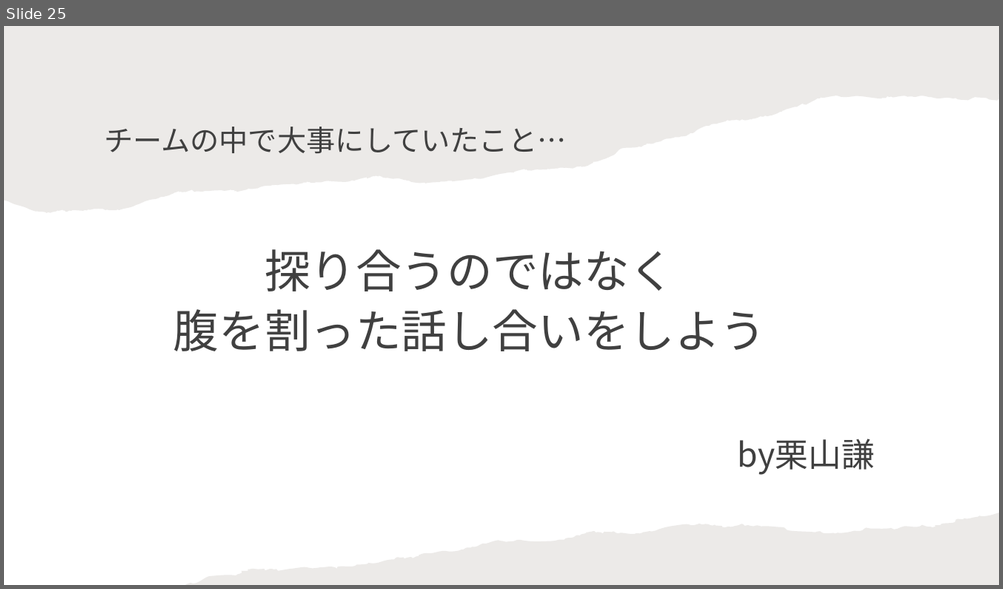
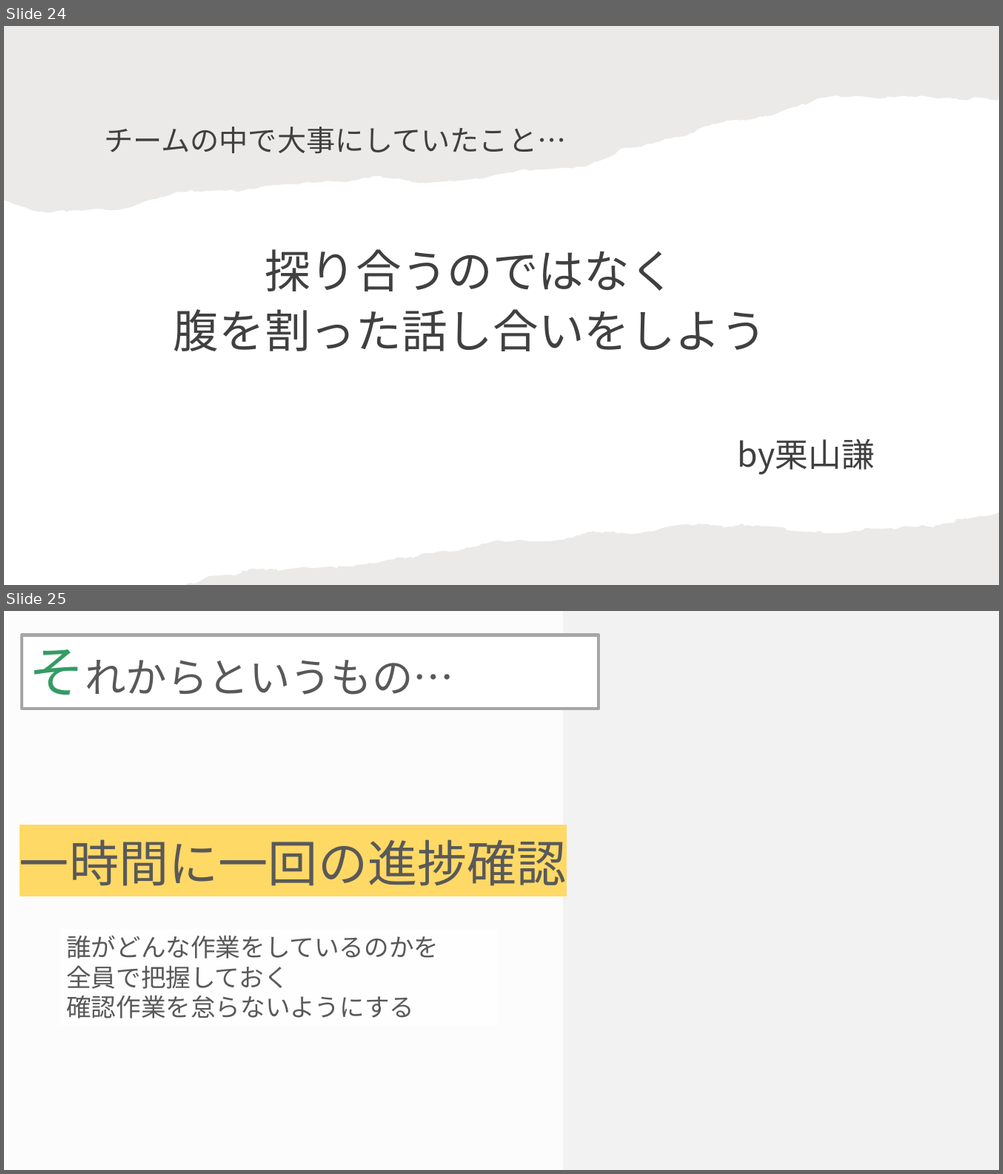
Before and after one commit to DOJO-2021/C-2, a slide deck: documents/SkyNHプレゼンテーションひな形4.pptx. Shown one above the other, each under a label of ours: slide 25 before the commit, slides 24 and 25 after it. The pictures are 1003x589 and 1003x1174 pixels, drawn with LibreOffice and Linux fonts; fonts in the diff are those of the drawing; background and template pictures are left out. Boxes give left, top, right and bottom in pixels: in the first picture for what was removed or moved away, otherwise in the second. Text is boxed around its words. In the diff, an @@ line names an element or a change of style, - is before the commit and + after.

```diff
--- a/documents/SkyNHプレゼンテーションひな形4.pptx
+++ b/documents/SkyNHプレゼンテーションひな形4.pptx
@@ slide 25 added at (4, 611, 999, 1170), background picture (left out) @@
@@ rectangle added at (4, 611, 563, 1170), fill #FFFFFF at 84% opacity @@
@@ title added at (21, 635, 598, 709), fill #FFFFFF, outline #A6A6A6 3 pt, 39.6 pt, text #595959 @@
+それからというもの…
@@ text added at (20, 840, 566, 886), 48 pt, text #595959 @@
+一時間に一回の進捗確認
@@ text added at (66, 935, 438, 1019), 24 pt, text #595959 @@
+誰がどんな作業をしているのかを
+全員で把握しておく
+確認作業を怠らないようにする
@@ what was slide 25 is now slide 24 @@
```
Also in this commit, not shown: 10 slides changed, 4 other slides added, 3 slides removed.
